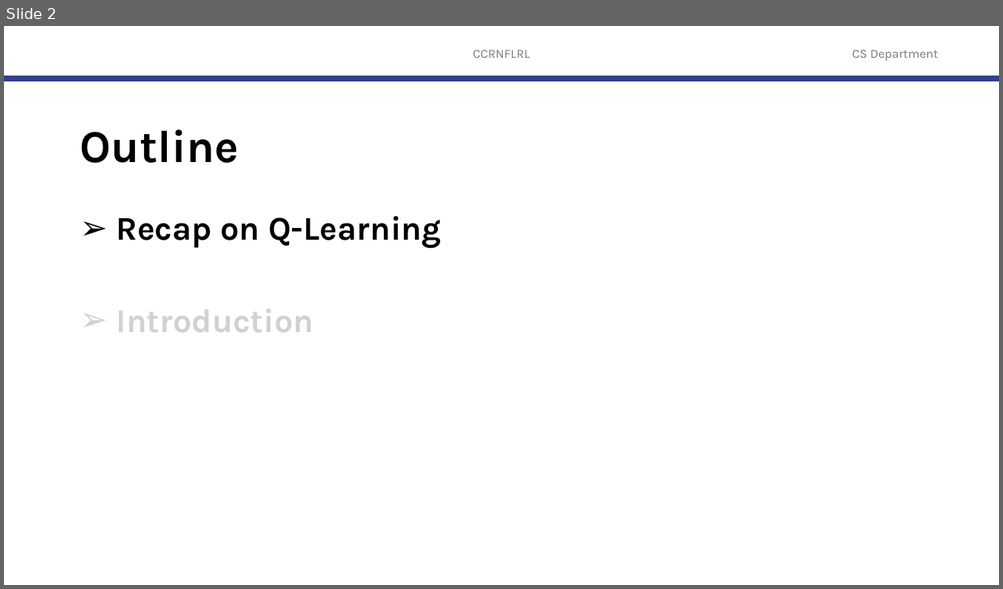
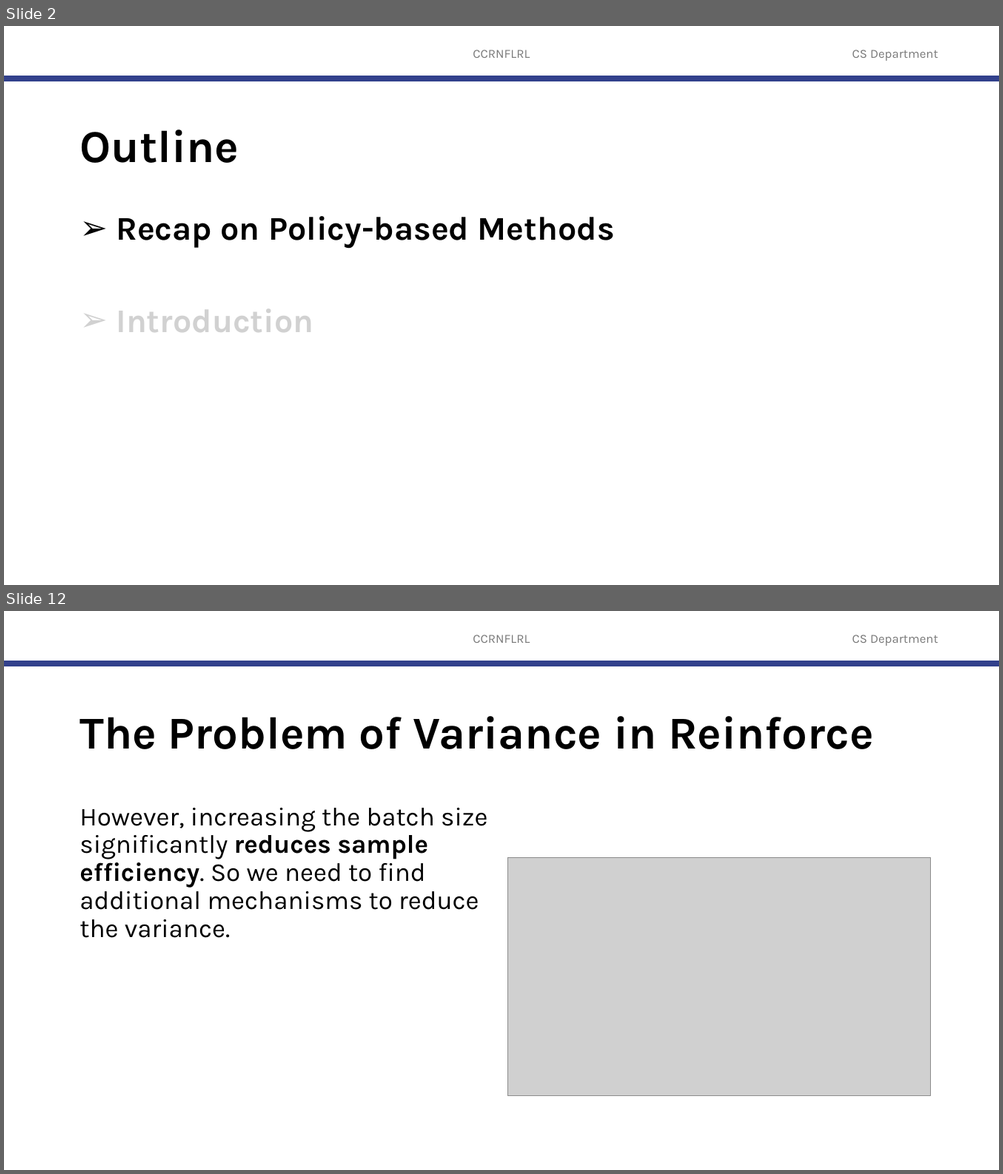
Before and after one commit to robitussin/CCRNFLRL, a slide deck: 7 - Policy Gradient Methods/Actor Critic.pptx. Shown one above the other, each under a label of ours: slide 2 before the commit, slides 2 and 12 after it; the slides between them are not shown. The pictures are 1003x589 and 1003x1174 pixels, drawn with LibreOffice and Linux fonts; fonts in the diff are those of the drawing; grey boxes stand for pictures; background and template pictures are left out. Boxes give left, top, right and bottom in pixels: in the first picture for what was removed or moved away, otherwise in the second. Text is boxed around its words. In the diff, an @@ line names an element or a change of style, - is before the commit and + after.

```diff
--- a/7 - Policy Gradient Methods/Actor Critic.pptx
+++ b/7 - Policy Gradient Methods/Actor Critic.pptx
@@ slide 12 added at box(4, 611, 999, 1170), background #FFFFFF; not listed: 3 template elements that a slide beside it also shows @@
@@ title added at box(79, 716, 874, 749), 44 pt, text #000000, bold @@
+The Problem of Variance in Reinforce
@@ text added at box(79, 808, 487, 938), 25 pt, text #000000 @@
+However, increasing the batch size significantly reduces sample efficiency. So we need to find additional mechanisms to reduce the variance.
@@ picture added at box(508, 858, 930, 1096) @@
@@ slide 2 changed as well @@
@@ text at box(116, 216, 614, 249): text changed @@
-➢ Recap on Q-Learning
+➢ Recap on Policy-based Methods
```
Also in this commit, not shown: 27 other slides added, 50 slides removed.
